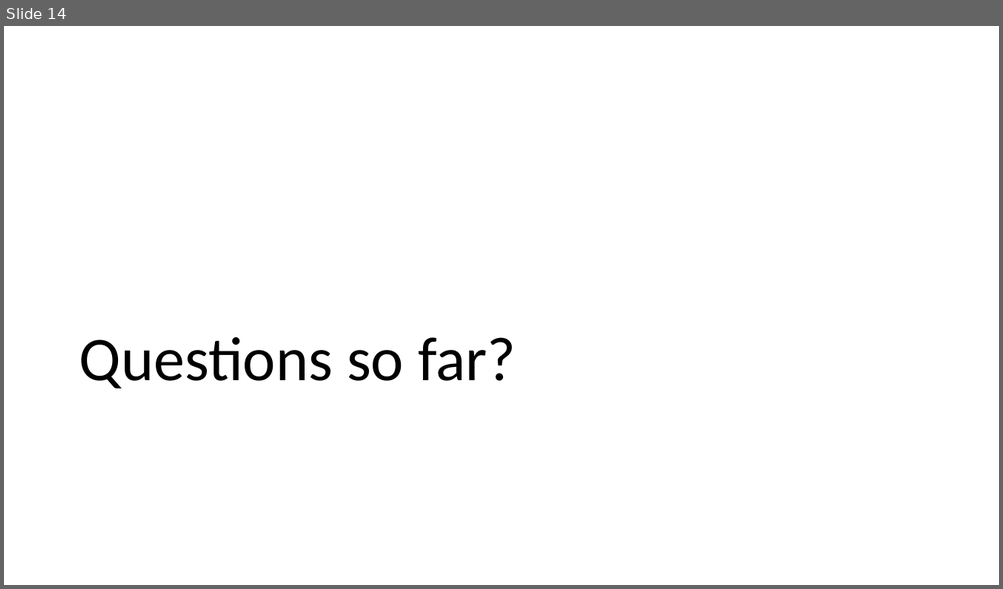
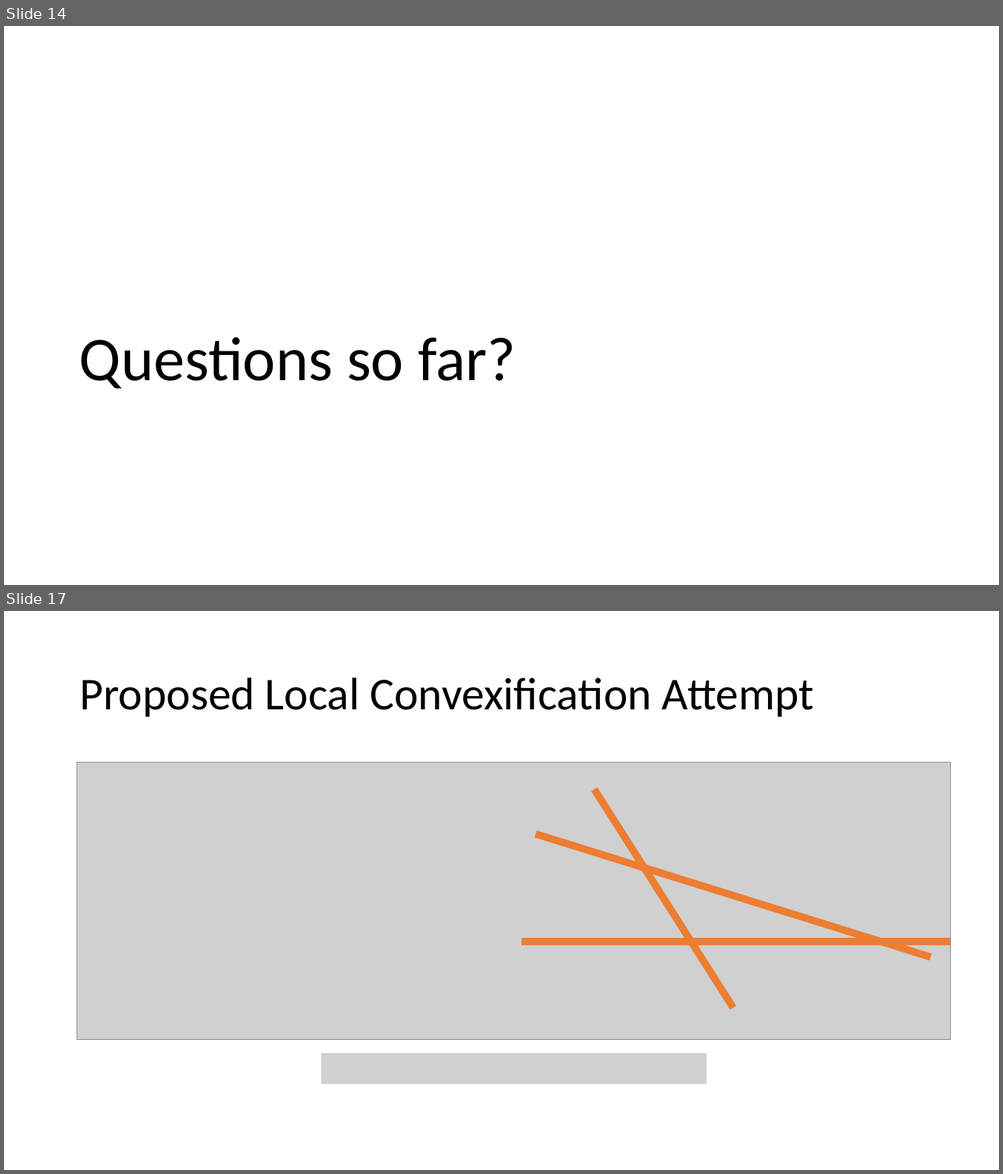
Before and after one commit to ajaayc/Probability-of-Collision-for-Safe-Planning, a slide deck: workshop_4.4.18/workshop_4.4.pptx. Shown one above the other, each under a label of ours: slide 14 before the commit, slides 14 and 17 after it; the slides between them are not shown. The pictures are 1003x589 and 1003x1174 pixels, drawn with LibreOffice and Linux fonts; fonts in the diff are those of the drawing; grey boxes stand for pictures. Boxes give left, top, right and bottom in pixels: in the first picture for what was removed or moved away, otherwise in the second. Text is boxed around its words. In the diff, an @@ line names an element or a change of style, - is before the commit and + after.

```diff
--- a/workshop_4.4.18/workshop_4.4.pptx
+++ b/workshop_4.4.18/workshop_4.4.pptx
@@ slide 17 added at [4,611,999,1170], background #FFFFFF @@
@@ title added at [79,678,814,717], 44 pt, text #000000 @@
+Proposed Local Convexification Attempt
@@ picture added at [77,763,950,1040] @@
@@ line added from (595, 789) to (733, 1008), #ED7D31 7 pt @@
@@ line added from (535, 834) to (930, 957), #ED7D31 7 pt @@
@@ line added from (521, 943) to (950, 943), #ED7D31 7 pt @@
@@ picture added at [321,1054,707,1084] @@
```
Also in this commit, not shown: 3 slides changed, 3 other slides added, 1 other file.
